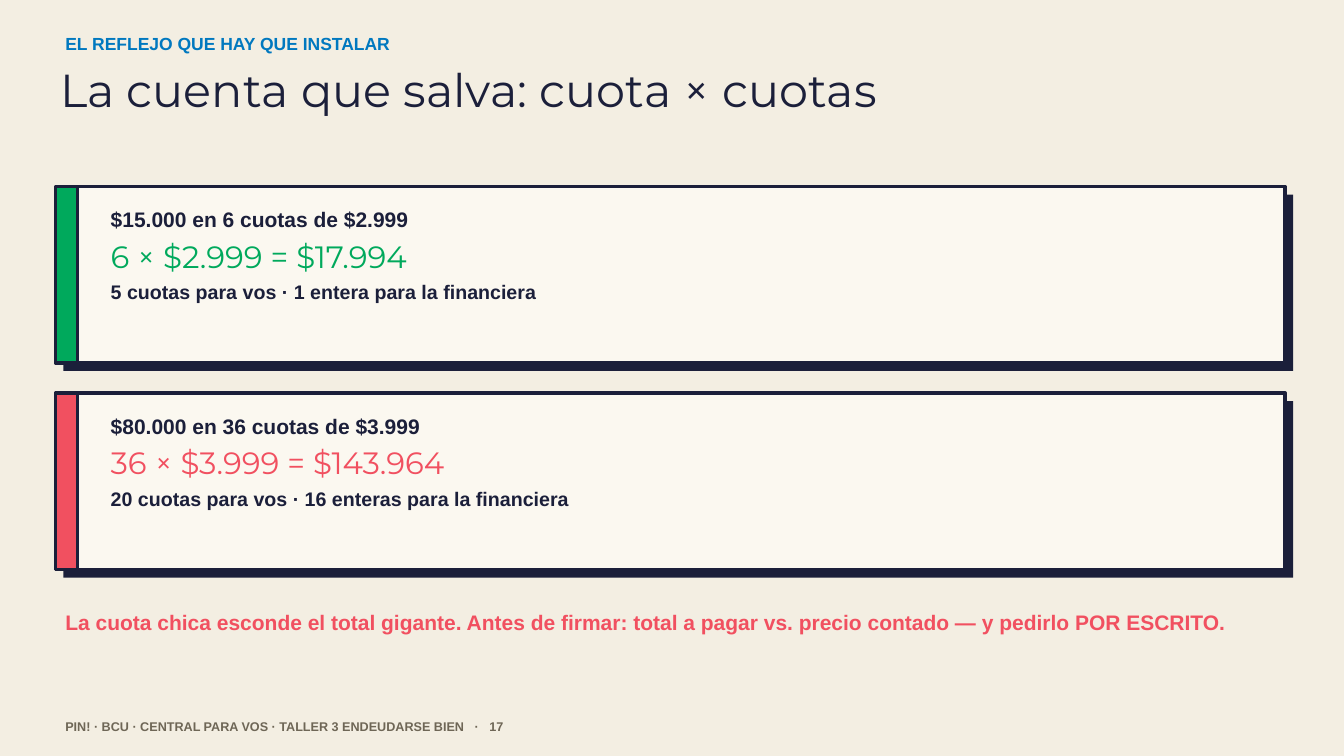
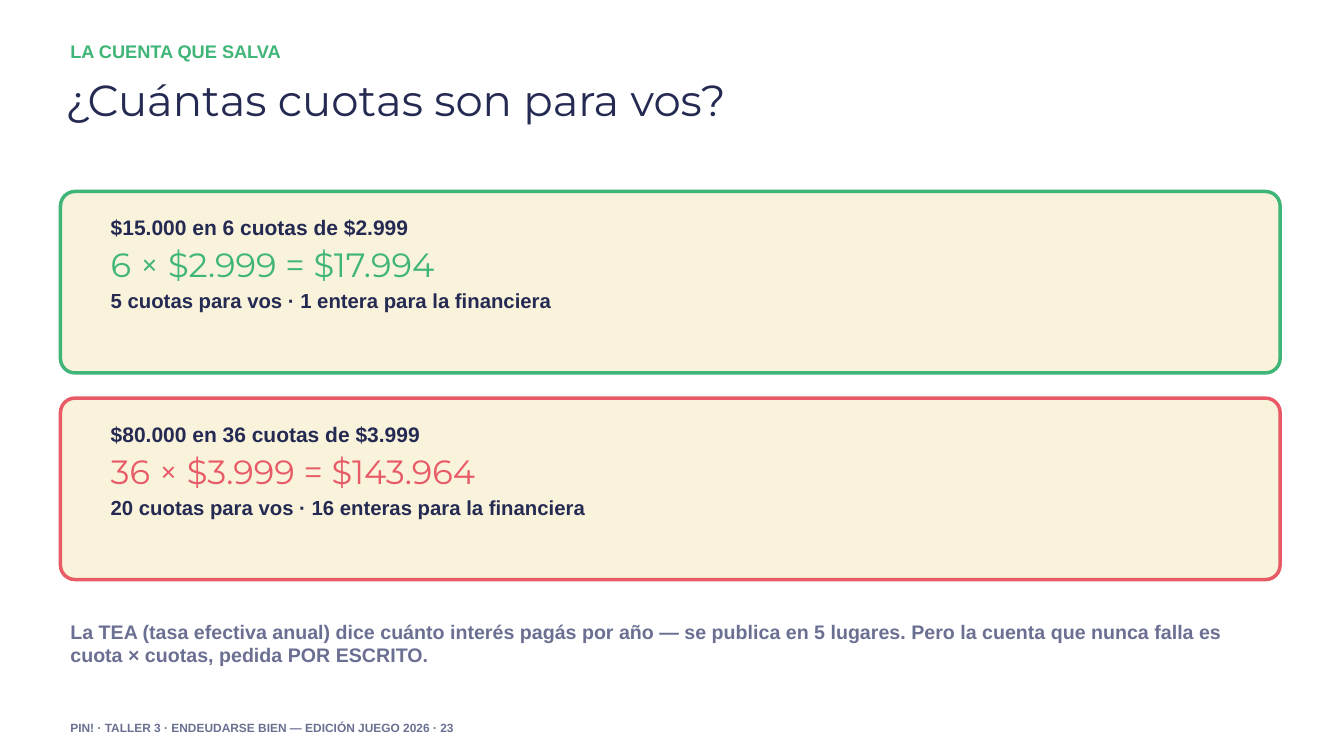
Before and after one commit to ChelabsWeb/endeudarse-bien-stand, a slide deck: slide 23 of Formacion_de_Formadores_Endeudarse_Bien_2026.pptx (slide 17 before the commit). Drawn at 1344x756 pixels with LibreOffice and Linux fonts; fonts in the diff are those of the drawing. Boxes give left, top, right and bottom in pixels: in the first picture for what was removed or moved away, otherwise in the second. Text is boxed around its words. In the diff, an @@ line names an element or a change of style, - is before the commit and + after.

```diff
--- a/Formacion_de_Formadores_Endeudarse_Bien_2026.pptx
+++ b/Formacion_de_Formadores_Endeudarse_Bien_2026.pptx
@@ rectangle removed at bbox=[0, 0, 1344, 756] @@
@@ text removed at bbox=[65, 37, 390, 54] @@
-EL REFLEJO QUE HAY QUE INSTALAR
@@ text at bbox=[70, 45, 281, 62]: text changed; size 33 to 13 pt; font Montserrat to Arial; text colour #1B1F3A to #3FB577; bold on @@
-La cuenta que salva: cuota × cuotas
+LA CUENTA QUE SALVA
@@ text added at bbox=[65, 84, 726, 125], 31 pt, text #252A52 @@
+¿Cuántas cuotas son para vos?
@@ rectangle removed at bbox=[55, 187, 1286, 363] @@
@@ rectangle removed at bbox=[55, 187, 78, 363] @@
@@ rounded rectangle added at bbox=[60, 192, 1280, 373], fill #FAF3DC, outline #3FB577 2.5 pt @@
@@ rectangle removed at bbox=[64, 195, 1294, 371] @@
@@ text "$15.000 en 6 cuotas de ...": place and size @@
-text "$15.000 en 6 cuotas de ..." at bbox=[111, 211, 536, 303]
+text "$15.000 en 6 cuotas de ..." at bbox=[111, 219, 551, 313]
@@ text "$15.000 en 6 cuotas de ..." at bbox=[111, 219, 551, 313]: text colour #1B1F3A to #252A52 in "$15.000 en 6 cuotas de $2.999", "5 cuotas para vos · 1 entera ..."; size 22 to 24 pt, text colour #00A95C to #3FB577 in "6 × $2.999 = $17.994"; size 14 to 14.5 pt in "5 cuotas para vos · 1 entera ..."; less space between paragraphs @@
@@ rectangle removed at bbox=[55, 393, 1286, 570] @@
@@ rectangle removed at bbox=[55, 393, 78, 570] @@
@@ rounded rectangle added at bbox=[60, 398, 1280, 580], fill #FAF3DC, outline #E85A66 2.5 pt @@
@@ rectangle removed at bbox=[64, 401, 1294, 578] @@
@@ text "$80.000 en 36 cuotas de ...": place and size @@
-text "$80.000 en 36 cuotas de ..." at bbox=[111, 418, 569, 510]
+text "$80.000 en 36 cuotas de ..." at bbox=[111, 426, 585, 520]
@@ text "$80.000 en 36 cuotas de ..." at bbox=[111, 426, 585, 520]: text colour #1B1F3A to #252A52 in "$80.000 en 36 cuotas de $3.999", "20 cuotas para vos · 16 enteras ..."; size 22 to 24 pt, text colour #F15060 to #E85A66 in "36 × $3.999 = $143.964"; size 14 to 14.5 pt in "20 cuotas para vos · 16 enteras ..."; less space between paragraphs @@
@@ text removed at bbox=[65, 615, 1225, 635] @@
-La cuota chica esconde el total gigante. Antes de firmar: total a pagar vs. precio contado — y pedirlo POR ESCRITO.
@@ text added at bbox=[70, 624, 1221, 666], 14 pt, text #6B7093, bold @@
+La TEA (tasa efectiva anual) dice cuánto interés pagás por año — se publica en 5 lugares. Pero la cuenta que nunca falla es cuota × cuotas, pedida POR ESCRITO.
@@ text at bbox=[70, 724, 453, 732]: text changed; size 9 to 8.5 pt; text colour #6E6656 to #6B7093 @@
-PIN! · BCU · CENTRAL PARA VOS · TALLER 3 ENDEUDARSE BIEN · 17
+PIN! · TALLER 3 · ENDEUDARSE BIEN — EDICIÓN JUEGO 2026 · 23
```
Also in this commit, not shown: 6 other slides changed, 32 slides added, 16 slides removed, 2 other files.
